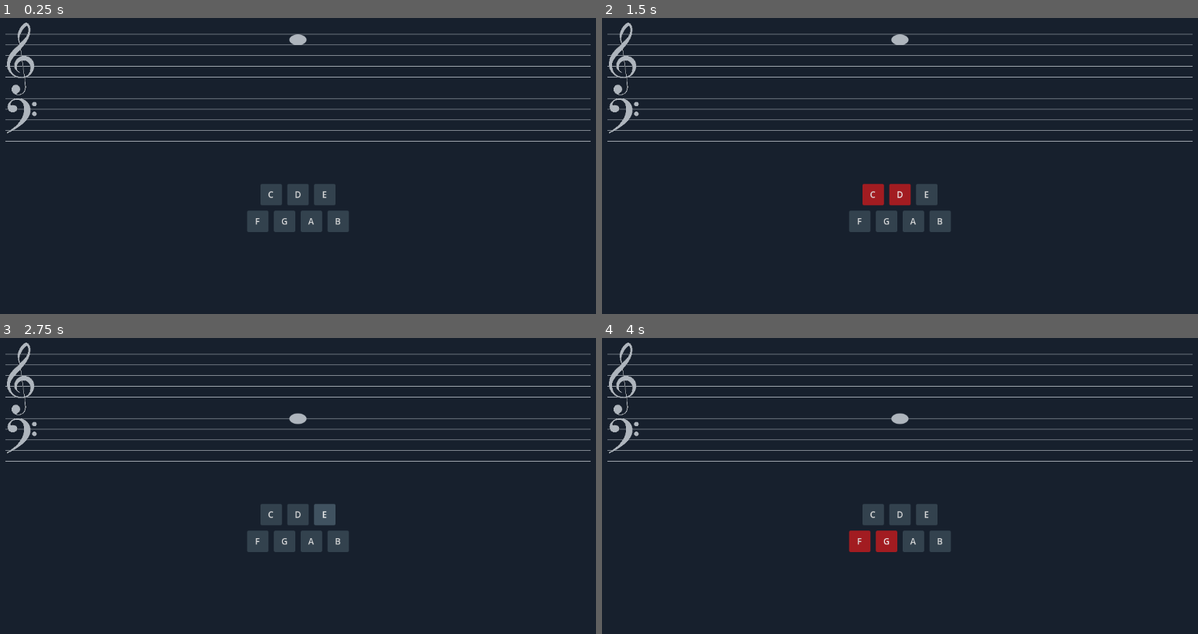
Above: before the commit, frames 1-4 (two rows, left to right).
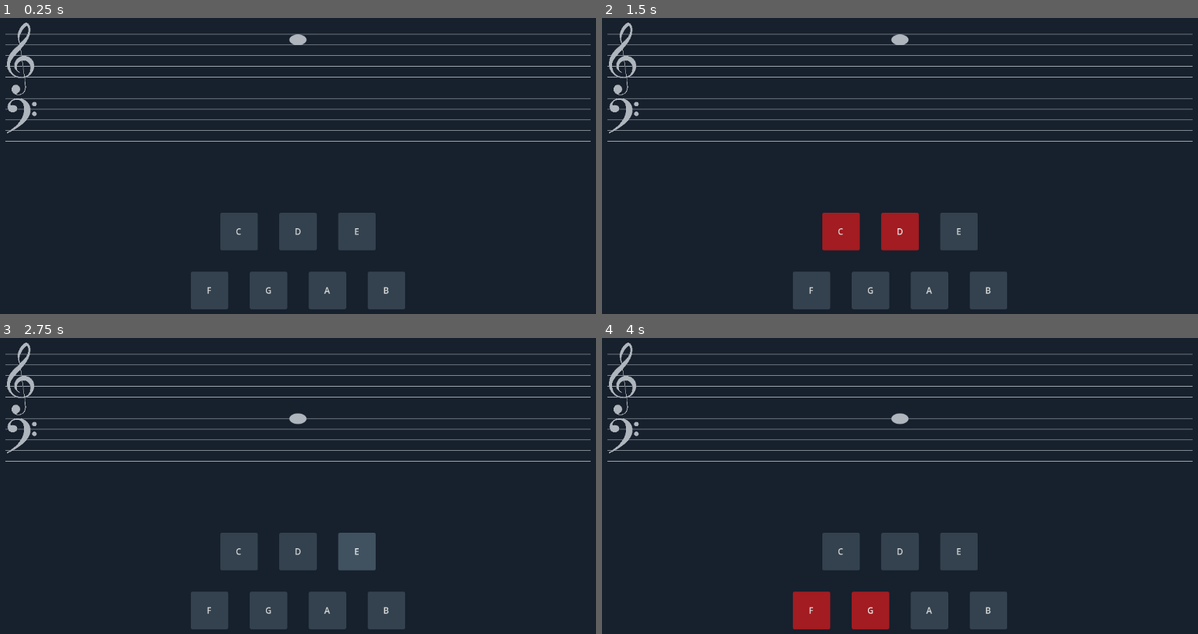
Above: after the commit, the same moments.

Repository: kenny-skaggs/music-theory-practice
Game: Godot game, scene res://note_identification.tscn
The game is run twice, just before and just after one commit, with the same random seed, the same clock (stepped at 60 frames per second) and the same inputs.
Inputs:
- Up to frame 1 (0.25 s): no input
- Up to frame 2 (1.5 s): click "C" at 0.5 s; click "D" at 1.25 s
- Up to frame 3 (2.75 s): click "E" at 2 s
- Up to frame 4 (4 s): click "F" at 2.75 s; click "G" at 3.5 s

The runs differ from the first frame. In frame 1, 6.2% of the frame differs, in the area x 32-68%, y 56-99%; in frame 2, 6.7%, in the area x 32-68%, y 55-99%; in frame 3, 6.2%; in frame 4, 6.5%.

Commit message:
rebuilding, optimized for speed

Diff:
--- a/build/index.manifest.json
+++ /dev/null
@@ -1 +0,0 @@
-{"background_color":"#000000","display":"browser","icons":[{"sizes":"144x144","src":"index.144x144.png","type":"image/png"},{"sizes":"180x180","src":"index.180x180.png","type":"image/png"},{"sizes":"512x512","src":"index.512x512.png","type":"image/png"}],"name":"MusicNotes","orientation":"any","start_url":"./index.html"}
--- a/common.gd
+++ b/common.gd
@@ -27,4 +27,5 @@
 			pitch_index += 1
 
 func is_mobile_system() -> bool:
+	return true
 	return OS.has_feature('web_android') or OS.has_feature('web_ios')
--- a/note_identification.gd
+++ b/note_identification.gd
@@ -3,8 +3,8 @@
 const WideScreenBreakpoint := 800
 
 @onready var staff: Staff = $MarginContainer/BoxContainer/Staff
-@onready var treble_cleff: Node2D = $MarginContainer/BoxContainer/treble_cleff
-@onready var bass_clef: Node2D = $MarginContainer/BoxContainer/BassClef
+@onready var treble_cleff: Node2D = $MarginContainer/BoxContainer/Staff/treble_cleff
+@onready var bass_clef: Node2D = $MarginContainer/BoxContainer/Staff/BassClef
 @onready var note_selection: NoteSelection = $MarginContainer/BoxContainer/NoteSelection
 @onready var background: ColorRect = $background
 
@@ -31,15 +31,9 @@
 
 func _position_cleffs() -> void:
 	var g4_position = staff.get_note_position(Common.notes_by_name['G4'])
-	treble_cleff.position = Vector2(
-		staff.position.x,
-		staff.position.y + g4_position.y
-	)
+	treble_cleff.position = Vector2(0, g4_position.y)
 	var f3_position = staff.get_note_position(Common.notes_by_name['F3'])
-	bass_clef.position = Vector2(
-		staff.position.x,
-		staff.position.y + f3_position.y
-	)
+	bass_clef.position = Vector2(0, f3_position.y)
 
 func _select_new_note() -> Note:
 	var note_name = note_list.pick_random()
@@ -65,6 +59,3 @@
 			note_selection.show_narrow_layout()
 		else:
 			note_selection.show_wide_layout()
-
-	if treble_cleff:
-		_position_cleffs()
--- a/note_identification.tscn
+++ b/note_identification.tscn
@@ -47,9 +47,9 @@
 size_flags_horizontal = 3
 size_flags_vertical = 4
 
-[node name="treble_cleff" parent="MarginContainer/BoxContainer" unique_id=342873850 instance=ExtResource("5_ho5vk")]
+[node name="treble_cleff" parent="MarginContainer/BoxContainer/Staff" unique_id=342873850 instance=ExtResource("5_ho5vk")]
 
-[node name="BassClef" parent="MarginContainer/BoxContainer" unique_id=604436036 instance=ExtResource("6_lxufx")]
+[node name="BassClef" parent="MarginContainer/BoxContainer/Staff" unique_id=604436036 instance=ExtResource("6_lxufx")]
 
 [node name="NoteSelection" parent="MarginContainer/BoxContainer" unique_id=153440927 instance=ExtResource("6_sedjs")]
 layout_mode = 2
--- a/selection_button.gd
+++ b/selection_button.gd
@@ -17,5 +17,7 @@
 	if not Common.is_mobile_system():
 		custom_minimum_size = Vector2(40, 40)
 
+		theme.set_stylebox('hover', 'Button', StyleBoxLine.new())
+
 func _on_pressed() -> void:
 	did_select.emit(pitch_class)
--- a/staff.tscn
+++ b/staff.tscn
@@ -19,7 +19,7 @@
 
 [node name="ledger_line" type="ColorRect" parent="Note" unique_id=405661619]
 visible = false
-anchors_preset = -1
+anchors_preset = 8
 anchor_left = 0.5
 anchor_top = 0.5
 anchor_right = 0.5
Not shown, removed: build/index.144x144.png.import
Not shown, removed: build/index.180x180.png.import
Not shown, removed: build/index.512x512.png.import
Not shown, changed: build/index.apple-touch-icon.png.import
Not shown, changed: build/index.icon.png.import
Not shown, changed: build/index.png.import
Not shown, changed: export_presets.cfg
Not shown, removed: build/index.144x144.png
Not shown, removed: build/index.180x180.png
Not shown, removed: build/index.512x512.png
Not shown, changed: build/index.html
Not shown, changed: build/index.js
(and 5 more such lines)
